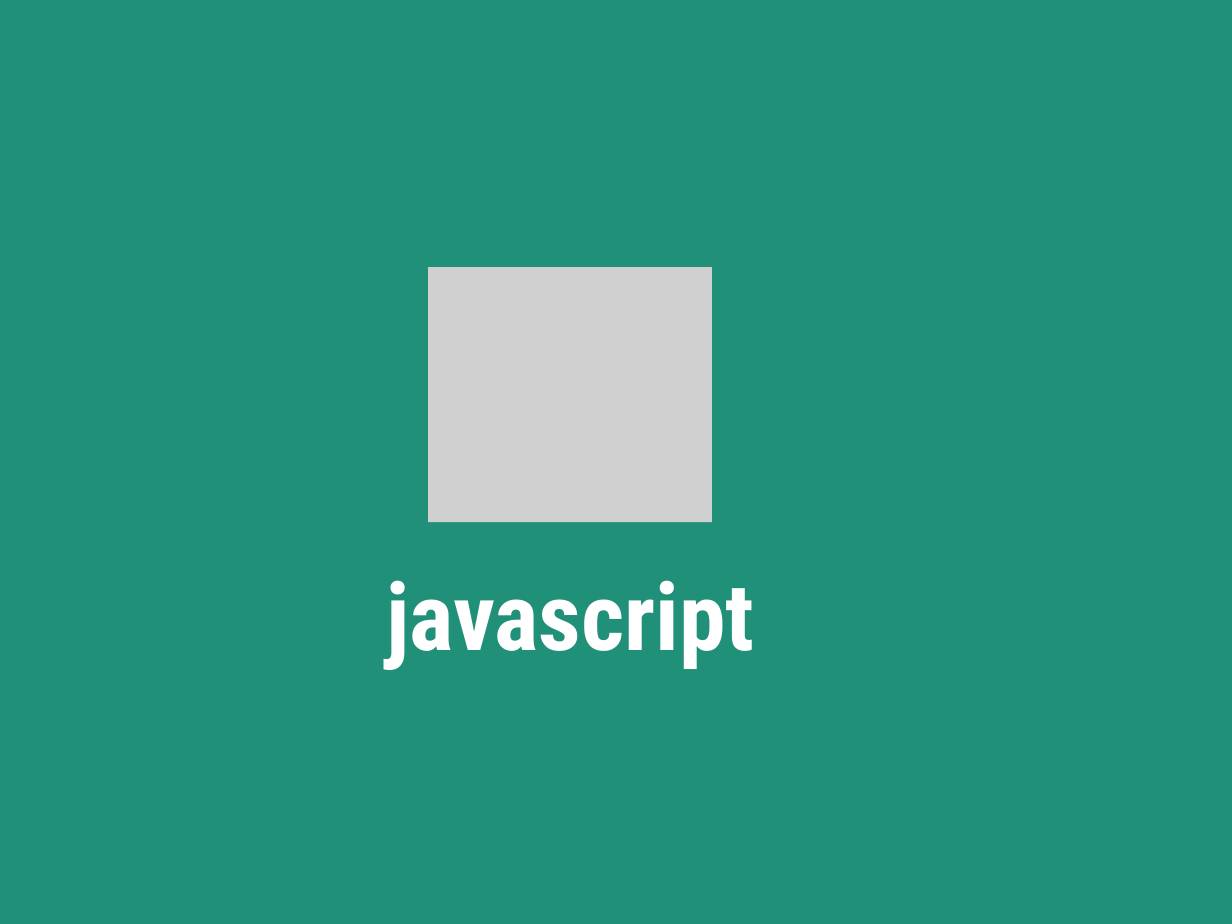
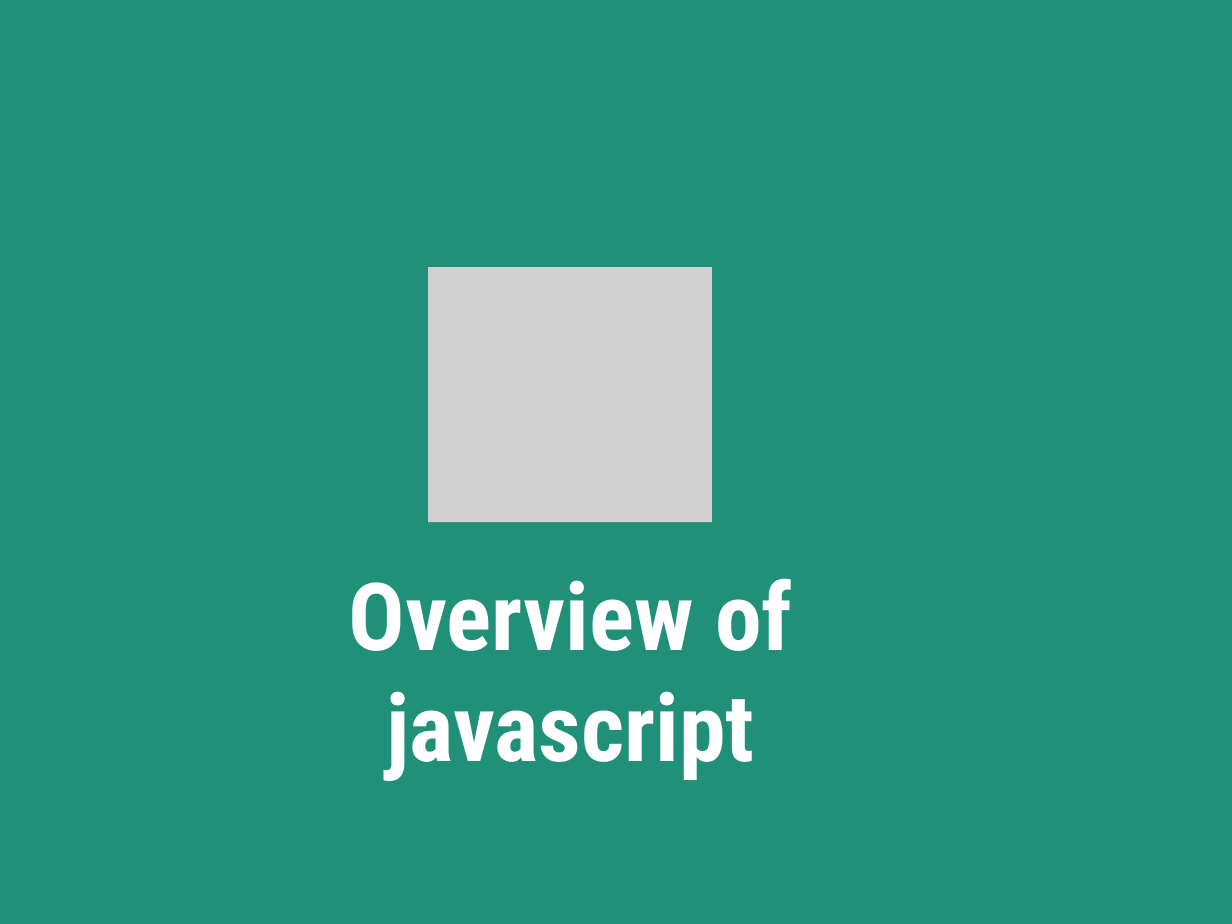
Before and after one commit to skornfeld/svc-class-jan-2018, a slide deck: slide 70 of slides/week-4.pptx (slide 74 before the commit). Drawn at 1232x924 pixels with LibreOffice and Linux fonts; fonts in the diff are those of the drawing; grey boxes stand for pictures. Boxes give left, top, right and bottom in pixels: in the first picture for what was removed or moved away, otherwise in the second. Text is boxed around its words. In the diff, an @@ line names an element or a change of style, - is before the commit and + after.

```diff
--- a/slides/week-4.pptx
+++ b/slides/week-4.pptx
@@ text at bbox=[348, 578, 792, 781]: text changed @@
-javascript
+Overview of javascript
```
Also in this commit, not shown: 12 other slides changed, 1 slide added, 4 slides removed, 6 other files.
